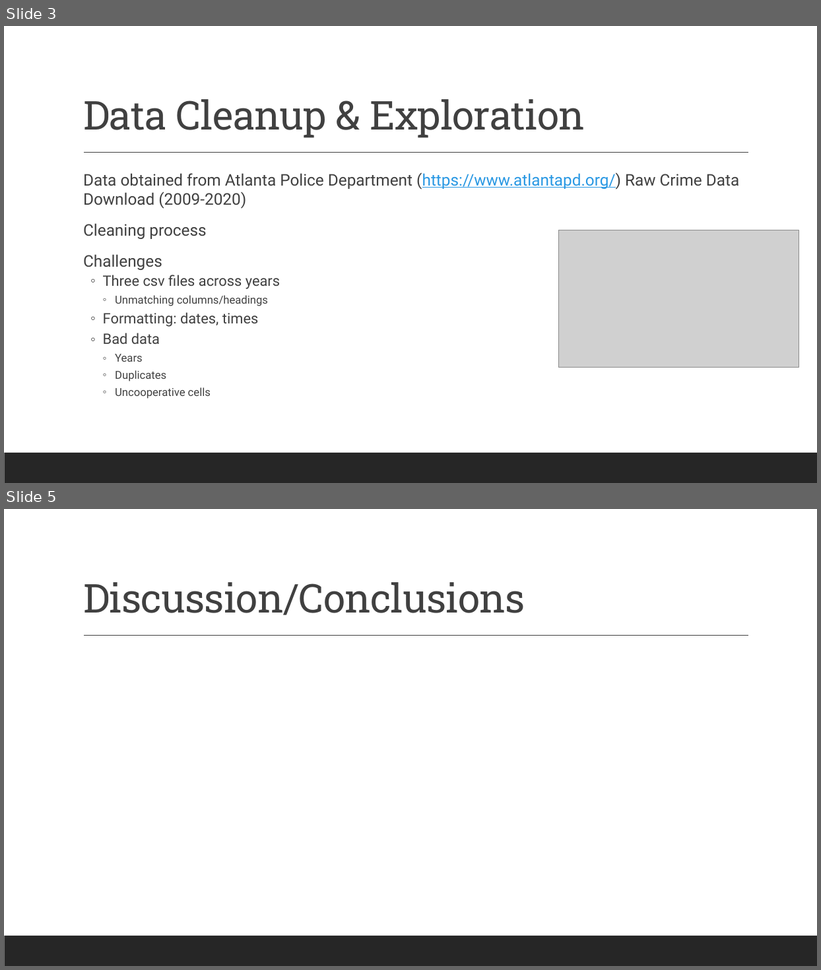
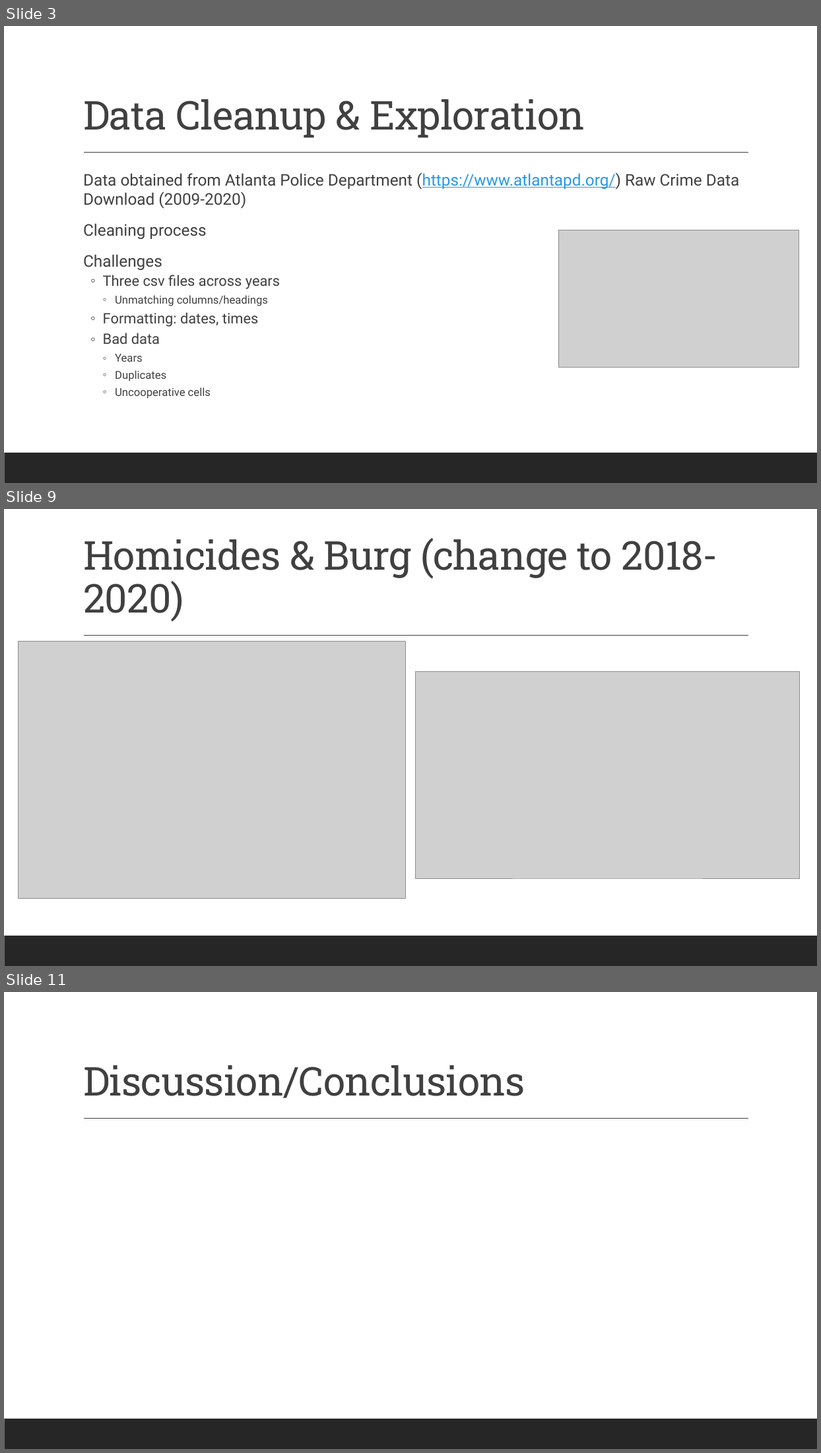
Before and after one commit to cayelsie/Crime-trends-in-Atlanta, a slide deck: Kelly/Crime Trends in the Atlanta Area.pptx. Shown one above the other, each under a label of ours: slides 3 and 5 before the commit, slides 3, 9 and 11 after it; the slides between them are not shown. The pictures are 821x970 and 821x1453 pixels, drawn with LibreOffice and Linux fonts; fonts in the diff are those of the drawing; grey boxes stand for pictures. Boxes give left, top, right and bottom in pixels: in the first picture for what was removed or moved away, otherwise in the second. Text is boxed around its words. In the diff, an @@ line names an element or a change of style, - is before the commit and + after.

```diff
--- a/Kelly/Crime Trends in the Atlanta Area.pptx
+++ b/Kelly/Crime Trends in the Atlanta Area.pptx
@@ slide 9 added at bbox=[4, 509, 817, 966], background #FFFFFF; not listed: 2 template elements that a slide beside it also shows @@
@@ title added at bbox=[83, 538, 719, 622], 47 pt, text #404040 @@
+Homicides & Burg (change to 2018-2020)
@@ picture added at bbox=[18, 642, 405, 900] @@
@@ picture added at bbox=[416, 671, 799, 879] @@
@@ what was slide 5 is now slide 11 @@
```
Also in this commit, not shown: 2 slides changed, 6 other slides added, 8 other files.
